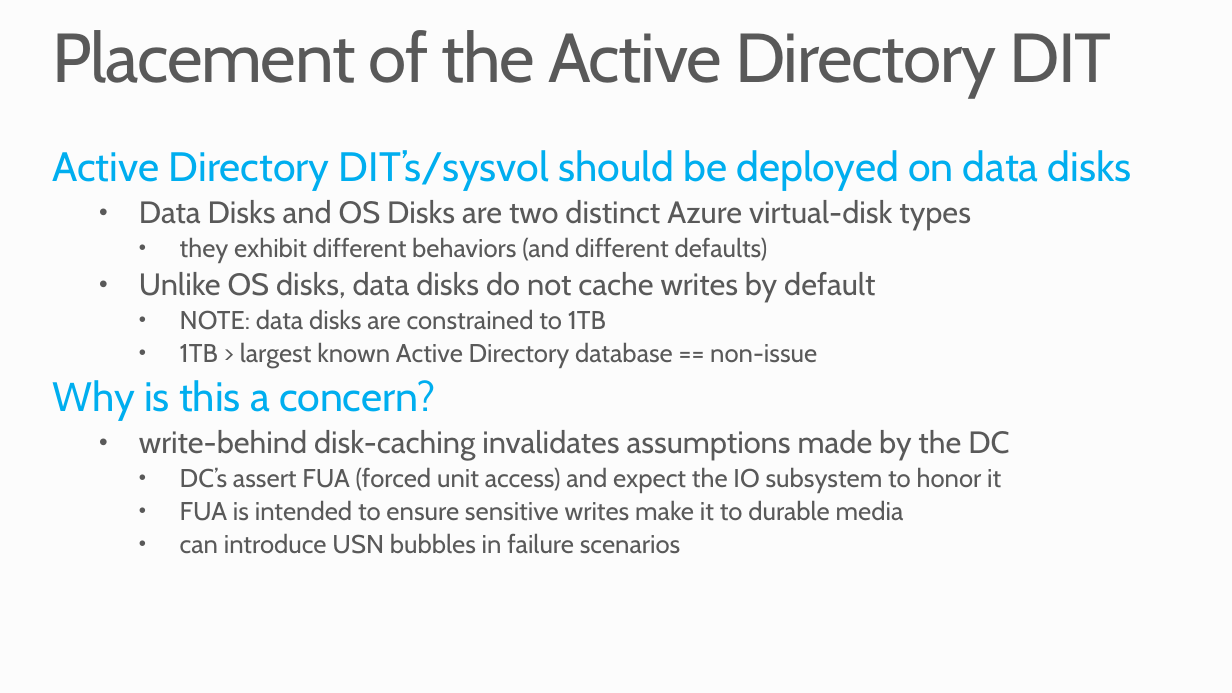
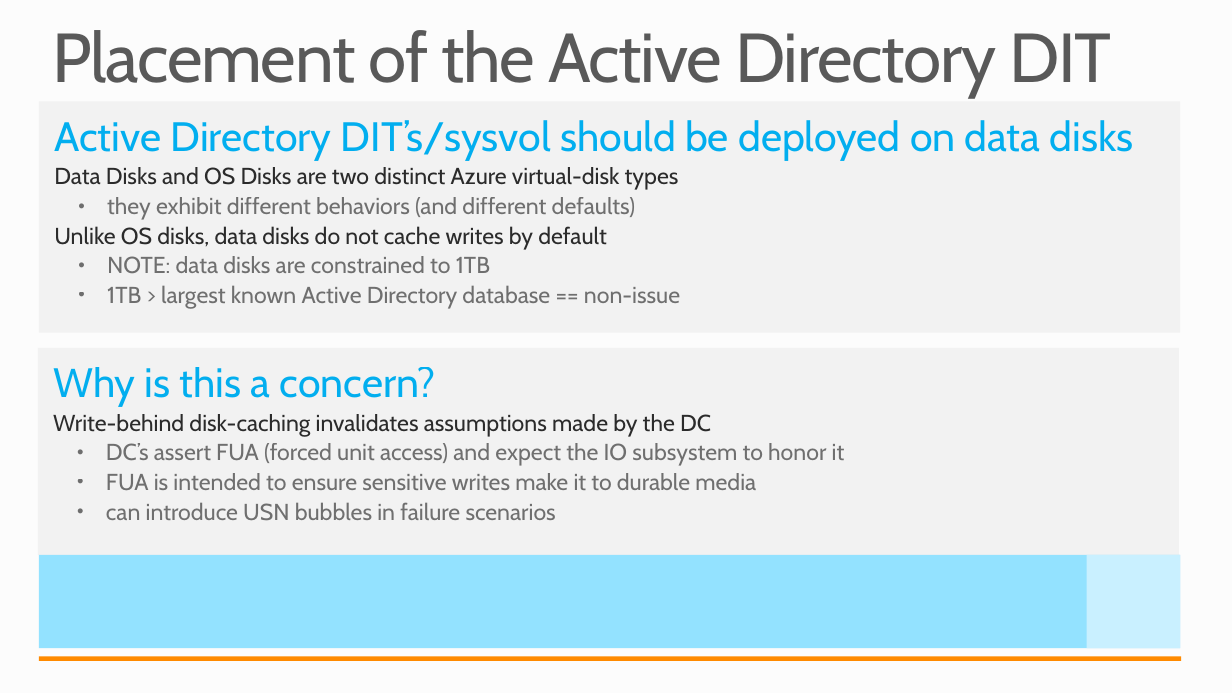
Before and after one commit to mwasham/WATK-Presentations, a slide deck: slide 6 of DeployingActiveDirectory/DeployingActiveDirectory.pptx. Drawn at 1232x693 pixels with LibreOffice and Linux fonts; fonts in the diff are those of the drawing. Boxes give left, top, right and bottom in pixels: in the first picture for what was removed or moved away, otherwise in the second. Text is boxed around its words. In the diff, an @@ line names an element or a change of style, - is before the commit and + after.

```diff
--- a/DeployingActiveDirectory/DeployingActiveDirectory.pptx
+++ b/DeployingActiveDirectory/DeployingActiveDirectory.pptx
@@ rectangle added at (x1=39, y1=102, x2=1180, y2=333), fill #F2F2F2 @@
@@ text added at (x1=54, y1=120, x2=1134, y2=309), 18 pt, text #6E6E6E @@
+Active Directory DIT’s/sysvol should be deployed on data disks
+  Data Disks and OS Disks are two distinct Azure virtual-disk types
+  • they exhibit different behaviors (and different defaults)
+  Unlike OS disks, data disks do not cache writes by default
+  • NOTE: data disks are constrained to 1TB
+  • 1TB > largest known Active Directory database == non-issue
@@ text removed at (x1=52, y1=150, x2=1132, y2=554) @@
-Active Directory DIT’s/sysvol should be deployed on data disks
-  • Data Disks and OS Disks are two distinct Azure virtual-disk types
-    • they exhibit different behaviors (and different defaults)
-  • Unlike OS disks, data disks do not cache writes by default
-    • NOTE: data disks are constrained to 1TB
-    • 1TB > largest known Active Directory database == non-issue
-Why is this a concern?
-  • write-behind disk-caching invalidates assumptions made by the DC
-    • DC’s assert FUA (forced unit access) and expect the IO subsystem to honor it
-    • FUA is intended to ensure sensitive writes make it to durable media
-    • can introduce USN bubbles in failure scenarios
@@ rectangle added at (x1=38, y1=348, x2=1179, y2=555), fill #F2F2F2 @@
@@ text added at (x1=53, y1=367, x2=845, y2=521), 18 pt, text #6E6E6E @@
+Why is this a concern?
+  Write-behind disk-caching invalidates assumptions made by the DC
+  • DC’s assert FUA (forced unit access) and expect the IO subsystem to honor it
+  • FUA is intended to ensure sensitive writes make it to durable media
+  • can introduce USN bubbles in failure scenarios
@@ rectangle added at (x1=39, y1=555, x2=1180, y2=649), fill #93E2FF @@
@@ rectangle added at (x1=1087, y1=555, x2=1180, y2=649), fill #C9F0FF @@
@@ rectangle added at (x1=39, y1=656, x2=1181, y2=661), fill #FF8A00 @@
```
Also in this commit, not shown: 23 other slides changed, 1 slide added, 1 slide removed, 4 other files.
